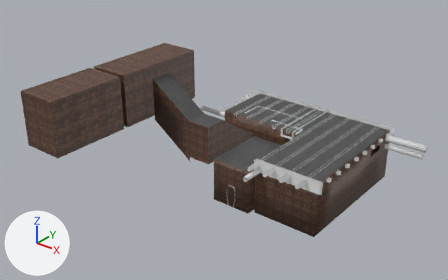
Renders of the FBX model DeathGameData/Assets/maps/Basement.fbx from each side of a commit.
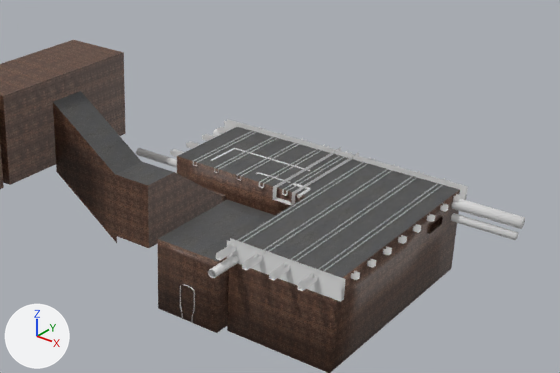
Each version appears first whole from a camera (50 mm lens) standing at (21.8, -30.1, 19.0) and looking at (1.9, -5.2, 3.6), and next in a close-up on the part from 27% to 100% of the width and 7% to 85% of the height. Lighting does not change. The marker at lower left points along +X, +Y and +Z. The older version's two pictures come first. Objects named as collision shapes, trigger or cutter boxes, shadow casters or lower levels of detail are left out. Where no turn or scale is listed for an object, it has been applied to the vertices. Vertices at exactly the same position are counted once.

The older version as bpy lines, for what is in view:
```python
me_cube = bpy.data.meshes.new('Cube')
me_cube.from_pydata(...)  # 176 vertices, 68 faces; spans x -1.89..8.54, y -6.51..3.18, z -0.08..3.31
me_cube_001 = bpy.data.meshes.new('Cube.001')
me_cube_001.from_pydata(...)  # 162 vertices, 151 faces; spans x -1.17..8.52, y -5.97..2.85, z 0.0..3.23
# faces by material slot: [113, 20, 18]
me_cube_001.materials.append(mat_wall)  # picture img_brick_fixed_jpg
me_cube_001.materials.append(mat_ground)  # picture img_stone_ground_jpg
me_cube_001.materials.append(mat_ceiling)  # picture img_stone_ceiling_jpg
me_cylinder_003 = bpy.data.meshes.new('Cylinder.003')
me_cylinder_003.from_pydata(...)  # 328 vertices, 261 faces; spans x -3.31..10.89, y -6.87..2.61, z 0.19..3.29
me_cylinder_006 = bpy.data.meshes.new('Cylinder.006')
me_cylinder_006.from_pydata(...)  # 263 vertices, 250 faces; spans x -0.371..0.371, y -0.5..0.767, z -0.574..0.908
ob_basement = bpy.data.objects.new('Basement', me_cube_001)
ob_basement.location = (-0.09, -0.01, -0.05)
ob_cube = bpy.data.objects.new('Cube', me_cube)
ob_cube.location = (0.0, 0.0, 0.0)
ob_cylinder = bpy.data.objects.new('Cylinder', me_cylinder_003)
ob_cylinder.location = (-0.09, -0.01, -0.05)
ob_cylinder_002 = bpy.data.objects.new('Cylinder.002', me_cylinder_006)
ob_cylinder_002.location = (3.02, -5.53, 0.5)
# also in view: 'Stairs' at (-1.0, -3.6, 2.9); 'Cube.003' at (-4.4, -7.3, 5.4)
```
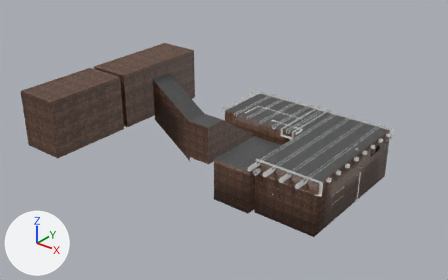
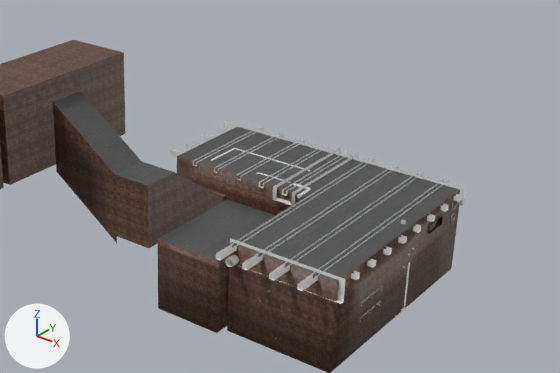
What changed in the scene script:
```text
Change me_cylinder_003:
    used by ob_cylinder; location = (-0.09, -0.01, -0.05)
    remove me_cylinder_003.from_pydata(...)  # 328 vertices, 261 faces; spans x -3.31..10.89, y -6.87..2.61, z 0.19..3.29
    add me_cylinder_003.from_pydata(...)  # 1472 vertices, 1230 faces; spans x -1.33..8.5, y -5.97..2.61, z -0.01..3.31
    me_cylinder_003 part 3: 40 vertices moved from x -3.31..10.89, y -1.04..2.61, z 2.12..3.04 to x -1.33..8.45, y -1.04..2.61, z 2.12..3.04; 928 vertices added at x 7.68..8.5, y -1.45..-0.37, z 0.0..3.31
    me_cylinder_003 part 4: 8 vertices moved from x 4.6..4.91, y -6.87, z 2.62..2.92 to x 4.6..4.91, y -5.97, z 2.62..2.92; 168 vertices added at x 5.72..6.45, y -5.66..-5.47, z -0.01..2.13
    other edits to the shape of me_cylinder_003 do not show in these pictures
Change me_cube:
    used by ob_cube; location = (0.0, 0.0, 0.0)
    remove me_cube.from_pydata(...)  # 176 vertices, 68 faces; spans x -1.89..8.54, y -6.51..3.18, z -0.08..3.31
    add me_cube.from_pydata(...)  # 172 vertices, 66 faces; spans x -1.89..8.54, y -6.51..3.18, z -0.08..3.31
    me_cube part 2: 2 vertices moved from x 4.34..8.54, y -5.5, z 2.61 to x 4.34..8.54, y -5.5, z 2.53; 4 vertices removed from x 4.34..8.54, y -5.67, z 2.61..3.3; 2 vertices added at x 4.34..8.54, y -5.67, z 2.53
    other edits to the shape of me_cube do not show in these pictures
Change me_cylinder_006:
    used by ob_cylinder_002; location = (3.02, -5.53, 0.5)
    remove me_cylinder_006.from_pydata(...)  # 263 vertices, 250 faces; spans x -0.371..0.371, y -0.5..0.767, z -0.574..0.908
    add me_cylinder_006.from_pydata(...)  # 268 vertices, 254 faces; spans x -0.371..0.371, y -0.446..0.581, z -0.574..0.908
    me_cylinder_006 part 1: the loose piece of 139 vertices spanning x -0.371..0.371, y -0.5..0.755, z -0.574..0.815 is rebuilt with 145 vertices and now spans x -0.371..0.371, y -0.446..0.569, z -0.574..0.76
    other edits to the shape of me_cylinder_006 do not show in these pictures
Change ob_cylinder_002:
    ob_cylinder_002.location: (3.02, -5.53, 0.5) -> (3.02, -2.53, 0.5)
    ob_cylinder_002.rotation_euler: (0.0, 0.0, 0.0) -> (0.0, 0.0, -3.142)  # degrees (0, 0, 0) -> degrees (0, 0, -180)
```

Changed parts and their boxes (x1, y1, x2, y2) in the close-ups (560 x 373 px; the box of a moved part takes in the faces that stretch with it):
'Cube', reshaped: before (170, 119, 468, 302); after (170, 120, 466, 304)
'Cylinder', reshaped (mostly hidden afterwards): before (136, 129, 525, 278); after (211, 148, 458, 339)
'Cylinder.002', reshaped, moved, turned (not visible afterwards): before (180, 284, 195, 324)
part 2 of me_cube, moved or reshaped: before (227, 238, 346, 302); after (230, 238, 346, 304)
part 3 of me_cylinder_003, reshaped: before (515, 217, 525, 240); after (395, 220, 414, 317)
part 4 of me_cylinder_003, cut back (mostly hidden afterwards): before (208, 255, 239, 278); after (225, 255, 276, 339)
